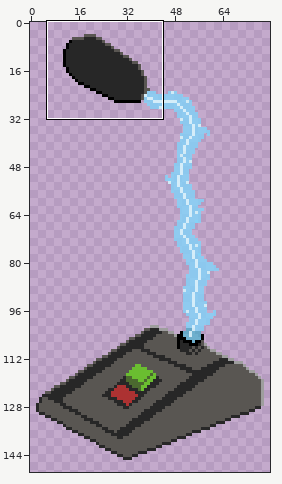
Two states of a sprite sheet, assets/backgrounds/mic/micro_laser_04.png. The picture above shows the old version from afar; the outline marks the close-up.
Close-up. Earlier state:
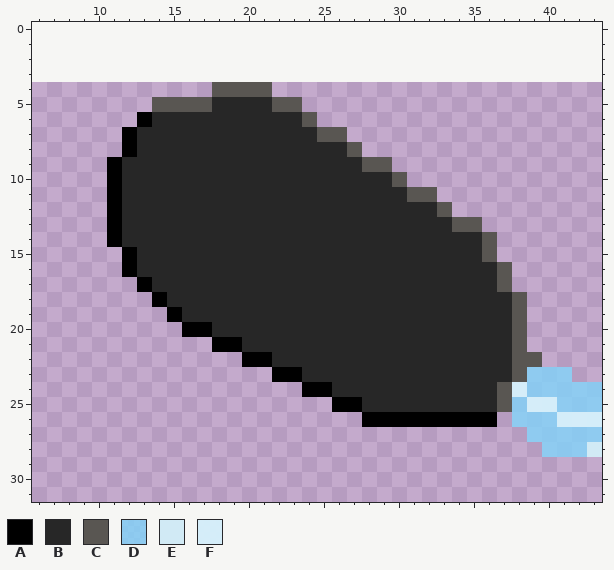
The file is 76x142 pixels. Pixels under 10% opacity are left out. Colours within 5 levels of each other are drawn and written as one. Shown: x 6..43, y 0..31. The old version is drawn lined up with the new one, on the new canvas. The commit also changed other parts of the picture, which this record leaves out.
Palette (. is transparent): A #000000  B #272727  C #595652  D #81d4faca  E #d1eaf5  F #d5effaf9
Pixels before, first column x 11:
 4 .......CCCC......................
 5 ...CCCCBBBBCC....................
 6 ..ABBBBBBBBBBC...................
 7 .ABBBBBBBBBBBBCC.................
 8 .ABBBBBBBBBBBBBBC................
 9 ABBBBBBBBBBBBBBBBCC..............
10 ABBBBBBBBBBBBBBBBBBC.............
11 ABBBBBBBBBBBBBBBBBBBCC...........
12 ABBBBBBBBBBBBBBBBBBBBBC..........
13 ABBBBBBBBBBBBBBBBBBBBBBCC........
14 ABBBBBBBBBBBBBBBBBBBBBBBBC.......
15 .ABBBBBBBBBBBBBBBBBBBBBBBC.......
16 .ABBBBBBBBBBBBBBBBBBBBBBBBC......
17 ..ABBBBBBBBBBBBBBBBBBBBBBBC......
18 ...ABBBBBBBBBBBBBBBBBBBBBBBC.....
19 ....ABBBBBBBBBBBBBBBBBBBBBBC.....
20 .....AABBBBBBBBBBBBBBBBBBBBC.....
21 .......AABBBBBBBBBBBBBBBBBBC.....
22 .........AABBBBBBBBBBBBBBBBCC....
23 ...........AABBBBBBBBBBBBBBCDDD..
24 .............AABBBBBBBBBBBCFDDDDD
25 ...............AABBBBBBBBBCDFFDDD
26 .................AAAAAAAAA.DDDFFF
27 ............................DDDDD
28 .............................DDDE
The same view after the edit:
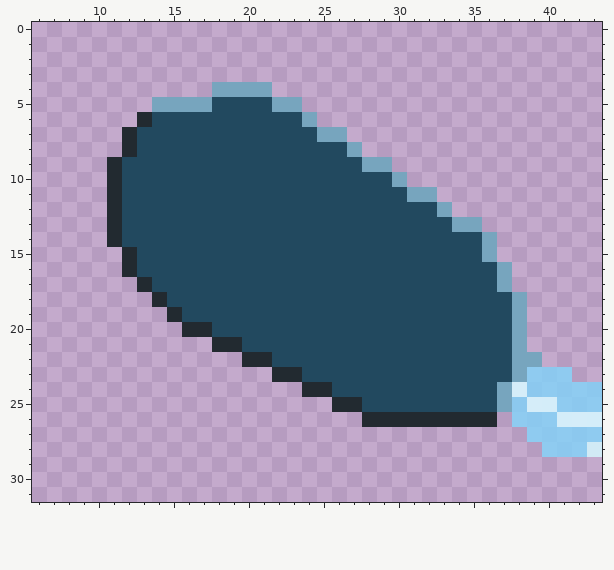
Edits made:
canvas 76x142 -> 80x150, the old top-left corner now at 2,4
Colour A changes from #000000 to #222a30.
Colour B changes from #272727 to #22495f.
Colour C changes from #595652 to #77a5be.
Where, in picture pixels (left, top, right, bottom), the same in both close-ups:
changed: (107, 82, 542, 427)
